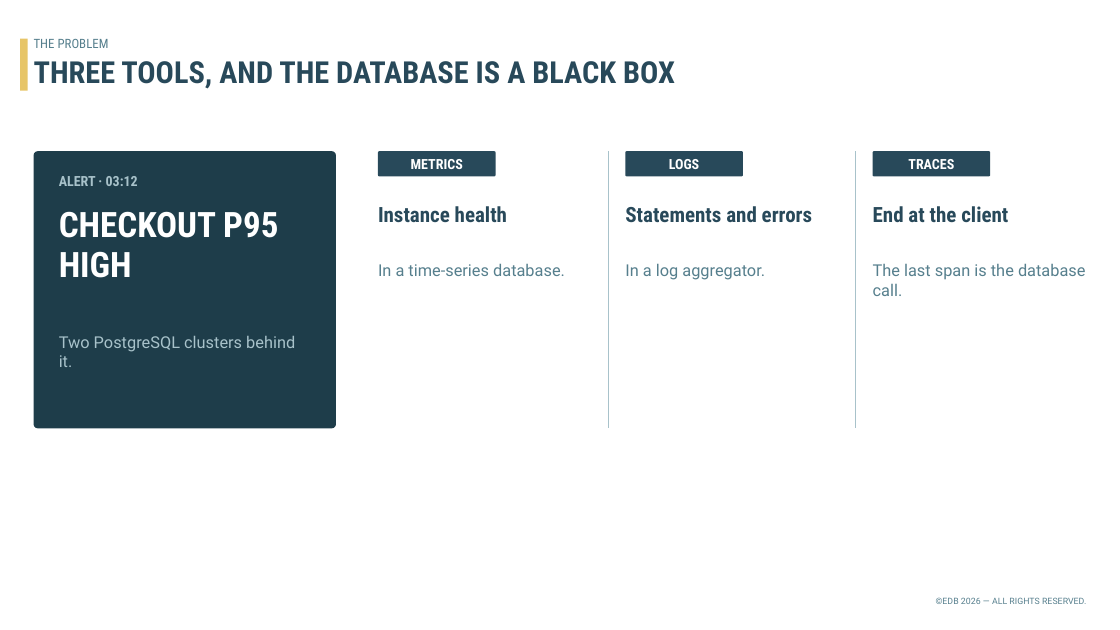
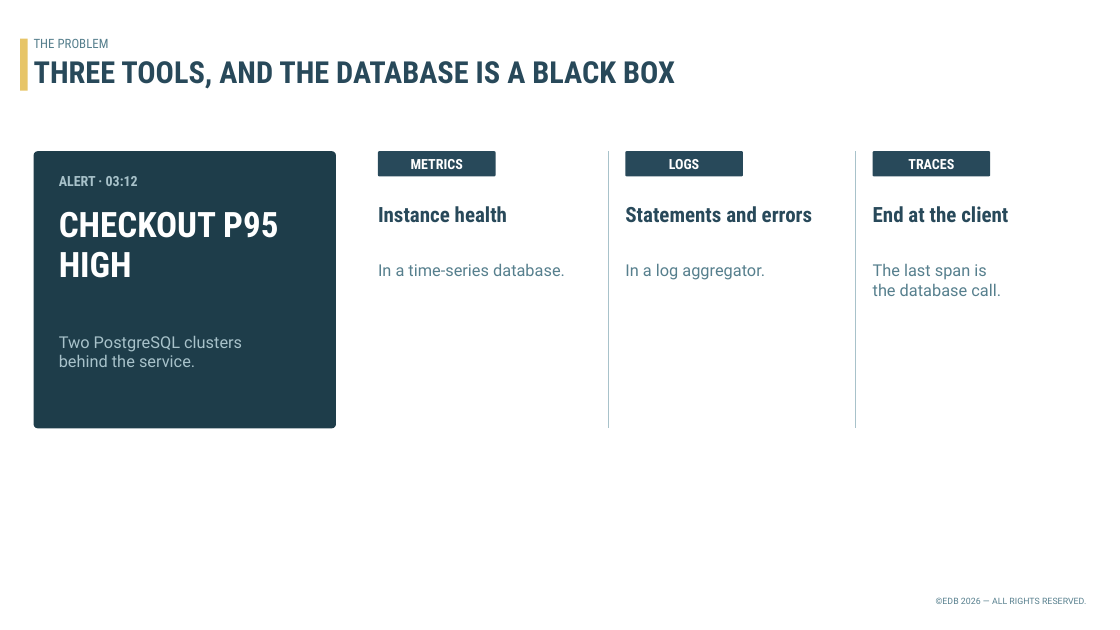
Before and after one commit to gabrosys/postgres-k8s-unified-o11y, a slide deck: slide 3 of slides/pg-unified-o11y.pptx. Drawn at 1120x630 pixels with LibreOffice and Linux fonts; fonts in the diff are those of the drawing; background and template pictures are left out. Boxes give left, top, right and bottom in pixels: in the first picture for what was removed or moved away, otherwise in the second. Text is boxed around its words. In the diff, an @@ line names an element or a change of style, - is before the commit and + after.

```diff
--- a/slides/pg-unified-o11y.pptx
+++ b/slides/pg-unified-o11y.pptx
@@ text at [873, 264, 1001, 296]: text changed @@
-The last span is the database call.
+The last span is
+the database call.
@@ text at [59, 336, 242, 367]: text changed @@
-Two PostgreSQL clusters behind it.
+Two PostgreSQL clusters
+behind the service.
```
Also in this commit, not shown: 7 other slides changed, 8 slides added, 6 slides removed, 2 other files.
